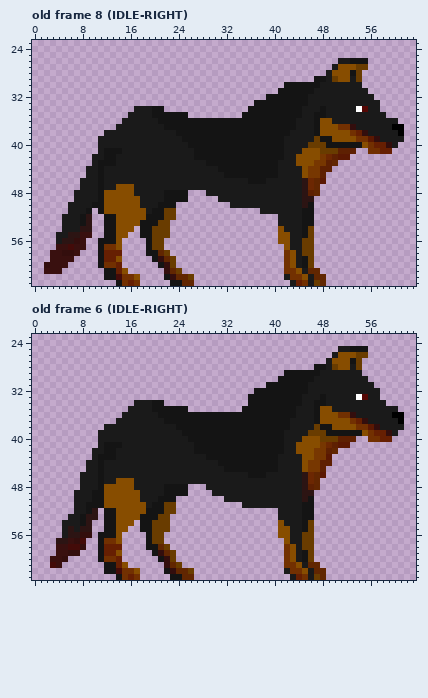
Two versions of one pixel-art file, assets/images/enemy/Dog/Dog.aseprite. The first picture shows the starting point.
64x64 pixels, 9 frames. Colours within 5 levels of each other are drawn and written as one. Shown: old frame 8 (IDLE-RIGHT): x 0..63, y 23..63; old frame 6 (IDLE-RIGHT): x 0..63, y 23..63. The commit also changed other frames, which this record leaves out.
And afterwards:
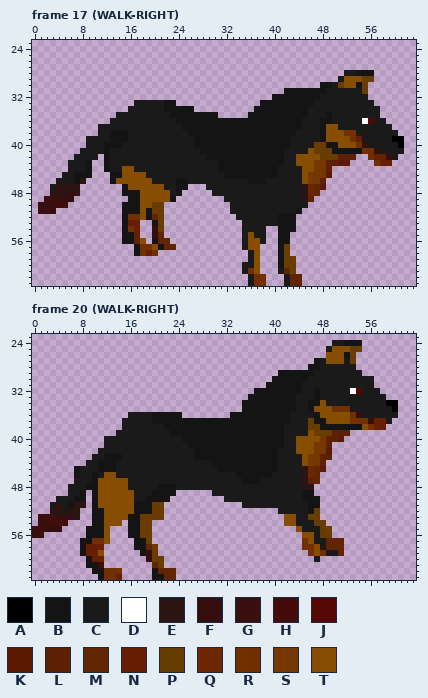
Palette (. is transparent): A #000000  B #141414  C #1a1a1a  D #ffffff  E #2c1413  F #330e0d  G #39100f  H #430b09  J #540704  K #5b1802  L #5e2002  M #612601  N #661f02  P #693c00  Q #6c2702  R #723001  S #773701  T #874d00
A new or re-ordered frame is compared with the old frame closest to it.
Difference:
frames 9 -> 25
layer "Layer 1" added
Changed rows in their new state; - is an unchanged pixel.
Frame 17 (WALK-RIGHT) is new; against old frame 8 (IDLE-RIGHT), layers "Layer", "Layer 1":
first column x 1:
26 --------------------------------------------------.....------
27 -------------------------------------------------......------
28 ------------------------------------------------...CCBBB-----
29 ----------------------------------------------....C-TTPP-----
30 -----------------------------------------......BB-PTTBP------
31 ----------------------------------------.-----BB------P------
32 --------------------------------------.------BB--------.-----
33 ----------------CCCCCBB-------------.--------B----------.----
34 ---------------C---CCBBBBB---------.--------B--C-----CC------
35 -------------CC----CCC---BBBBB----.---------B-CCB--------.---
36 ------------CC------CCC--------------------B--CBB-----DJ--..-
37 ----------CCC--------CCC-------------------B--CB--CCC------..
38 ----------C-BBB--------CC-----------------B---CB---R-CC-----.
39 --------CC--BBB---------CC---------------B----C-T---RNCCC--AA
40 --------CC-BBB-----------C---------------B---C----TTTRFCCCC-A
41 -------CCC--CC------------C-----------------C-P--BBBBBR-FCCCC
42 ------CCC-.-C-------------CC-------------------PPPLLL--RNNFC-
43 -----CCCB..-C---------------CC----------B--------LKK----RNN--
44 -----CCCB..B--TT-----------------------------T-S-------------
45 ----CCBBB...BBTTTT-----------------------------SK------------
46 ---CCCBE....BTTTTTT----BB-------------------TSSL-------------
47 --CEEEE.......B-TTTTT--BB...-------------------K-------------
48 --EEEFE.......BBBTTTTTC-.---.----------------Q---------------
49 -GGGFF.........BBTTTTT-..-----.--------------L---------------
50 GGGHH.........BBBTTPP..---------------------C.---------------
51 GGF--....-....BBB-BPP..---------CCCCC------B..---------------
52 ----.....--...BRR--MP..----------CCCCCCCBBB...---------------
53 ----.....--...BNN..--.------------CCCCCCBBB...---------------
54 ----.....--...BRN..F-.------------CCCC--BBB...---------------
55 ---......--...BBN..FM.------------CTCC--BB....---------------
56 ---.....--....BBNT.BMM------------CTTC--BB....---------------
57 ---.....--....--BRRTBMM-----------CTT---BP....---------------
58 --.....---....--BRNR..-------------CT---BP....---------------
59 --....----....-----....------------CT---BPP...---------------
60 -....-----....------...-----------CCT---BPP...---------------
61 -...-------....------...----------CRT---CMP....--------------
62 -----------......----.....---------CRR----MM....-------------
63 -------------....-----....---------CRR---CMM....-------------
Frame 20 (WALK-RIGHT) is new; against old frame 6 (IDLE-RIGHT), layer "Layer":
first column x 0:
24 --------------------------------------------------CCBBB-------
25 -------------------------------------------------CTTTPP.------
26 -------------------------------------------------TT-BP..------
27 -----------------------------------------------BCT--CP.-------
28 ----------------------------------------------B-C-CCC-.-------
29 -----------------------------------------B-----C--------------
30 ----------------------------------------B-----C---------C-----
31 ---------------------------------------------C----------------
32 ---------------------------------------------C-B-----DJ-------
33 --------------------------------------------C--BC-----CC--C---
34 -----------------.....-------------B--------C-B-T----------AA-
35 ----------------..........--------------------BT--RRR-------A-
36 ---------------.----B----........----------C-------TTRF-----C.
37 --------------.-----BB------------------------P-B-----RRFNN-..
38 ------------...-------BB------------------C---P---BBBBBTRNN...
39 -----------...---------BB---------------------T--PLLL........-
40 -----------.-------------B------------------T---SLLK..--....--
41 -----------.CCC-----------B--------------------S-L...---------
42 ----------.-CC---------------------------C-------K.-----------
43 -----------C--B------------BB-----------------S-LL------------
44 ------------BB----------------B------------------.------------
45 -------BC---BB-----------------B-------------EQMK-------------
46 -------B--BCTT--------------------BB---B--------.-------------
47 -------C--BTTT--C------------------BBB--------L---------------
48 ------CC-BBT----C----B--CCCCC-----------------E.--------------
49 ------C-B.-T-----C--BB--..-------------------BB---------------
50 ----CCCBB.-T-----C-BB--.---------------------B-B--------------
51 ---CECBEE.-T-----BBBPP..---------------------C-B--------------
52 ---EECEE..BBTT---BB-PP..---------------------C-P--------------
53 -GGGFFFE..BBTT--BBPPP-.------------------.TT-CPP--------------
54 -GGHHH....BBTT-.BBPP...------------------.TT-CCPP-------------
55 GGFFF....BBBT...BBPP...------------------...TCCCPP------------
56 GG---....BB-T..-BBPP..-------------------....TTCPP------------
57 ----....BBRRT..--BBP..--------------------...RTCCMMM----------
58 ----....BNNN...--BBMP..-------------------...RRTCMMM----------
59 ----....BNNT...---BFP...------------------....RTRCCM----------
60 ---...---BNN...----FPP..------------------.....C--------------
61 ---..----BBH....----MP...-----------------......--------------
62 ----------BBRRR...--BMMM...---------------.......-------------
63 -----------BRRN...--BBMM...----------------......-------------
Where, in picture pixels (left, top, right, bottom), the same in both pictures:
changed: (38, 58, 404, 286)
changed: (32, 340, 404, 580)
